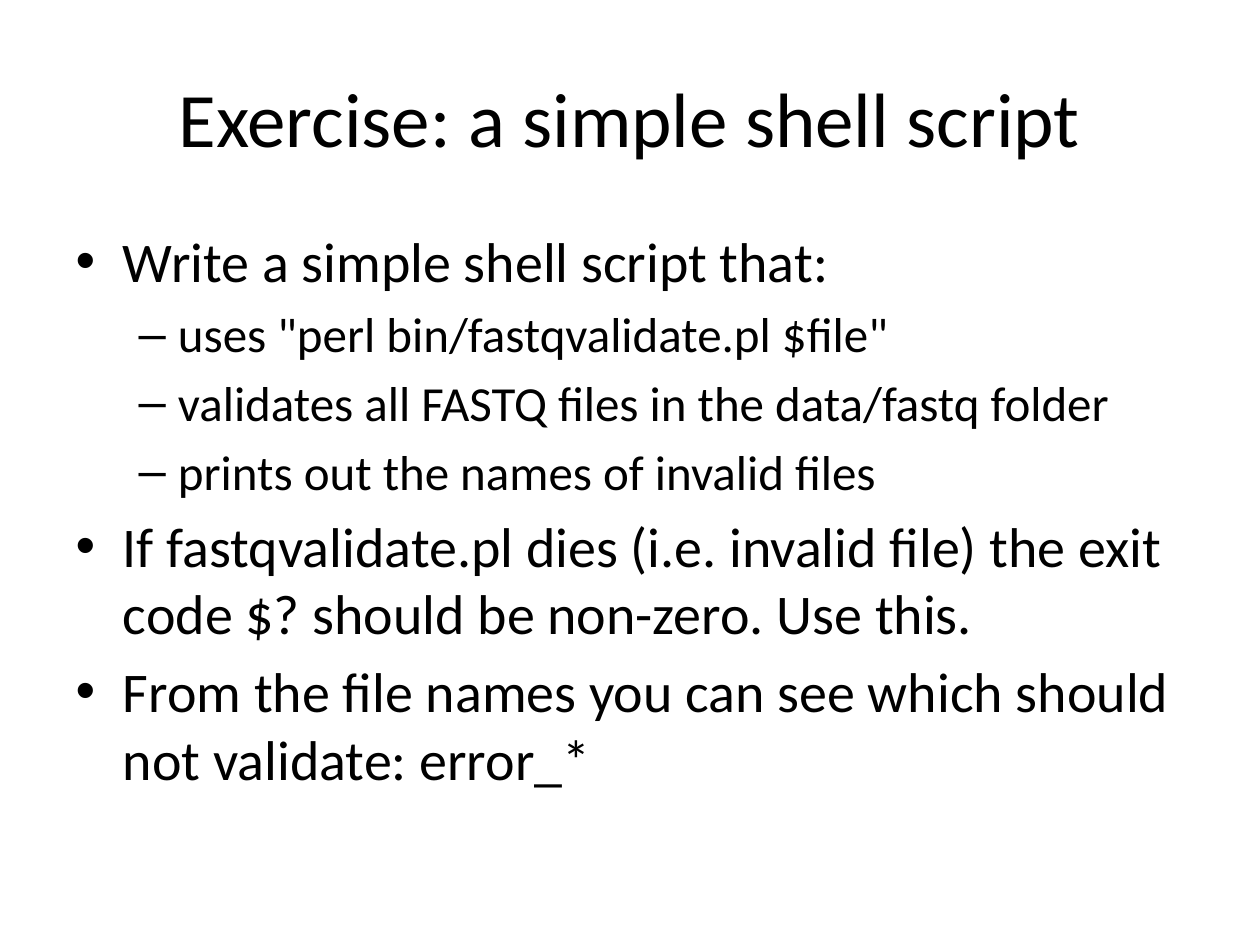
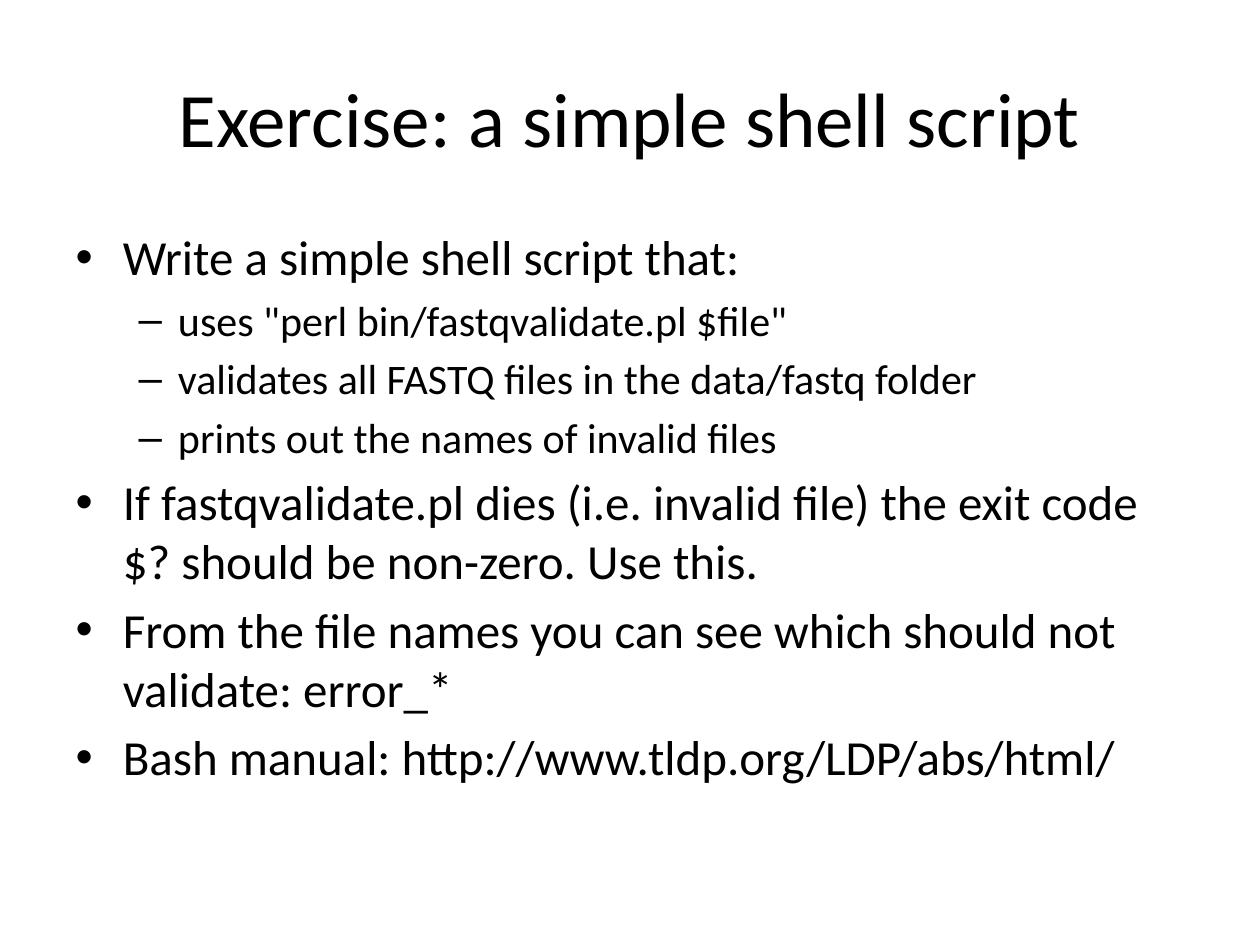
Before and after one commit to rvosa/ngs-workflows, a slide deck: slide 16 of doc/slides/day2/session1/CLIScripting.pptx. Drawn at 1260x945 pixels with LibreOffice and Linux fonts; fonts in the diff are those of the drawing. Boxes give left, top, right and bottom in pixels: in the first picture for what was removed or moved away, otherwise in the second. Text is boxed around its words. In the diff, an @@ line names an element or a change of style, - is before the commit and + after.

Commit message:
added link to advanced bash scripting guide

```diff
--- a/doc/slides/day2/session1/CLIScripting.pptx
+++ b/doc/slides/day2/session1/CLIScripting.pptx
@@ text at box(123, 241, 1138, 714): size 32 to 28 pt in "Write a simple shell script that:", "If fastqvalidate.pl dies (i.e. invalid file) the ...", "From the file names you can see ..."; size 28 to 24 pt in "uses "perl bin/fastqvalidate.pl $file"", "validates all FASTQ files in the data/fastq ...", "prints out the names of invalid files" @@
@@ text at box(123, 741, 1115, 784): paragraph added @@
+• Bash manual: http://www.tldp.org/LDP/abs/html/
```
